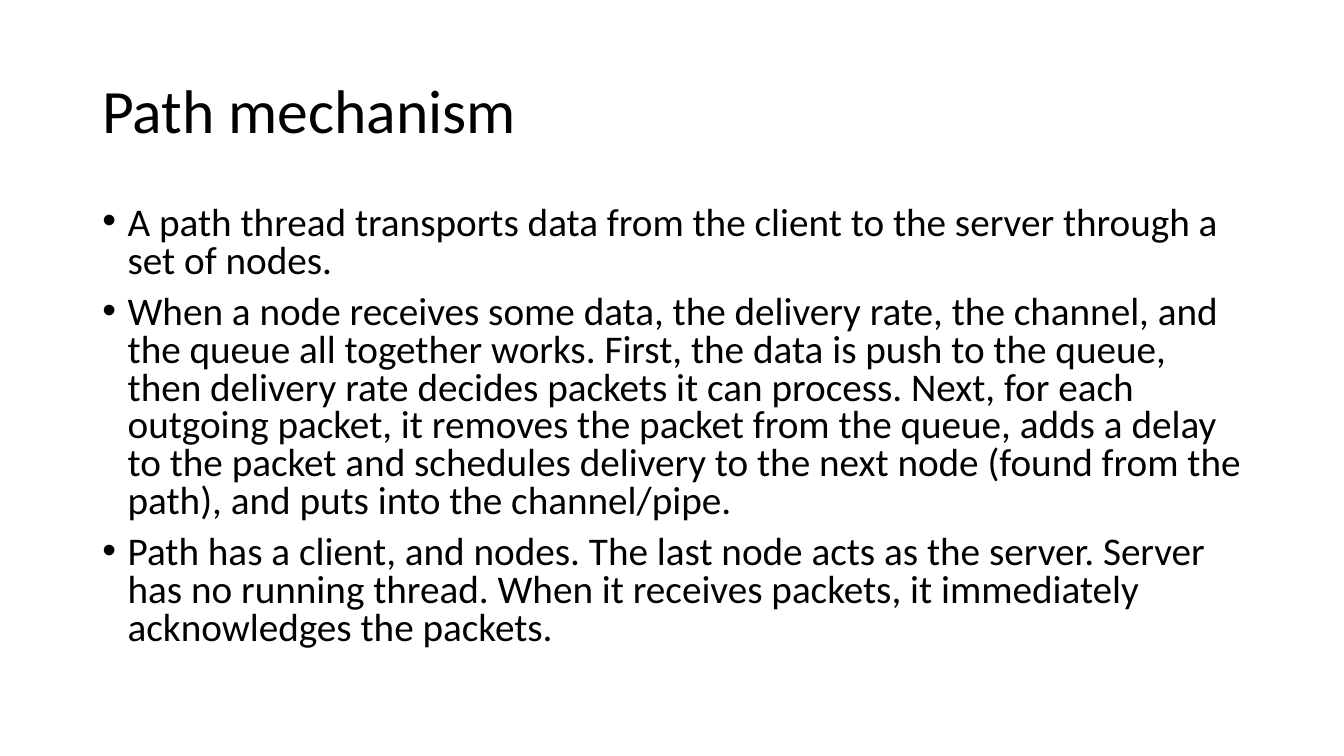
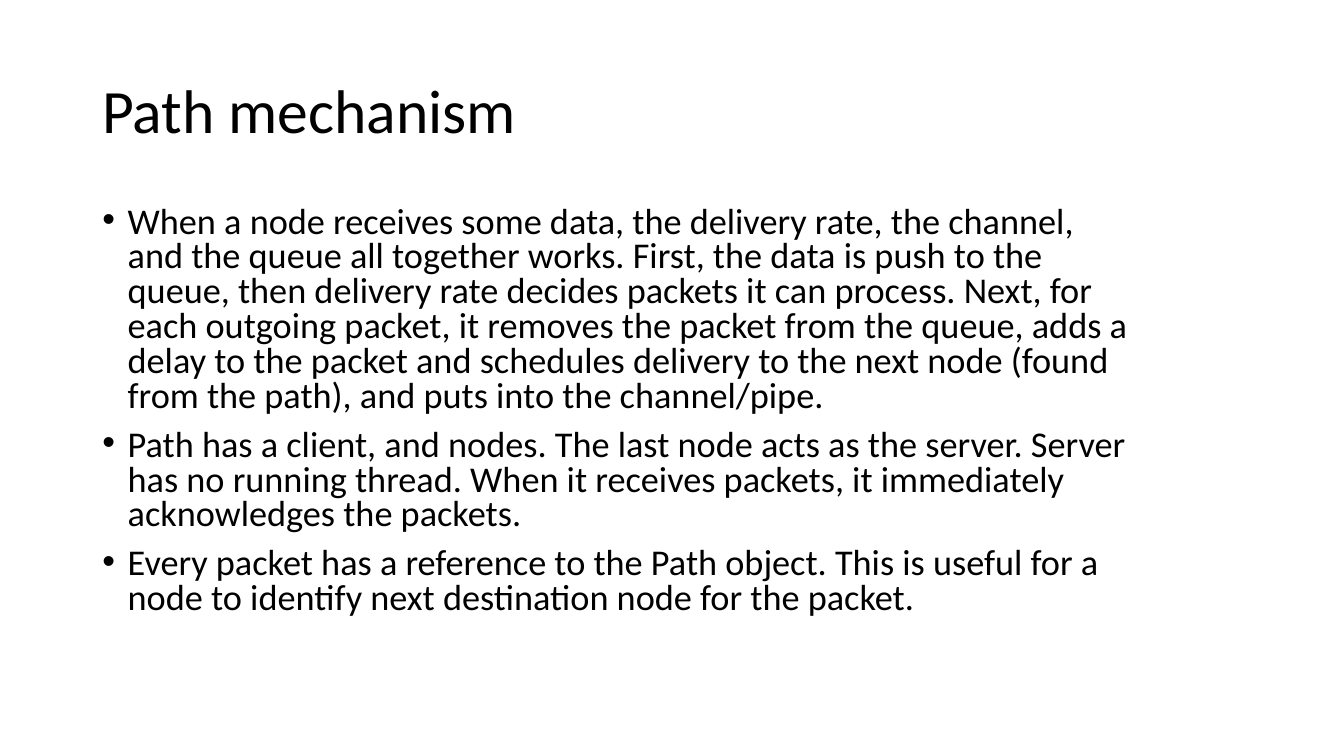
Before and after one commit to adhocmaster/pyns, a slide deck: slide 12 of doc/plan.pptx. Drawn at 1344x756 pixels with LibreOffice and Linux fonts; fonts in the diff are those of the drawing. Boxes give left, top, right and bottom in pixels: in the first picture for what was removed or moved away, otherwise in the second. Text is boxed around its words. In the diff, an @@ line names an element or a change of style, - is before the commit and + after.

Commit message:
Add event queue

```diff
--- a/doc/plan.pptx
+++ b/doc/plan.pptx
@@ text at [128, 208, 1218, 275]: paragraph removed @@
-• A path thread transports data from the client to the server through a set of nodes.
@@ text at [128, 208, 1127, 533]: size 28 to 25.9 pt in "When a node receives some data, the ...", "Path has a client, and nodes. The ..." @@
@@ text at [128, 549, 1098, 616]: paragraph added @@
+• Every packet has a reference to the Path object. This is useful for a node to identify next destination node for the packet.
```
Also in this commit, not shown: 3 other slides changed, 2 slides added.
